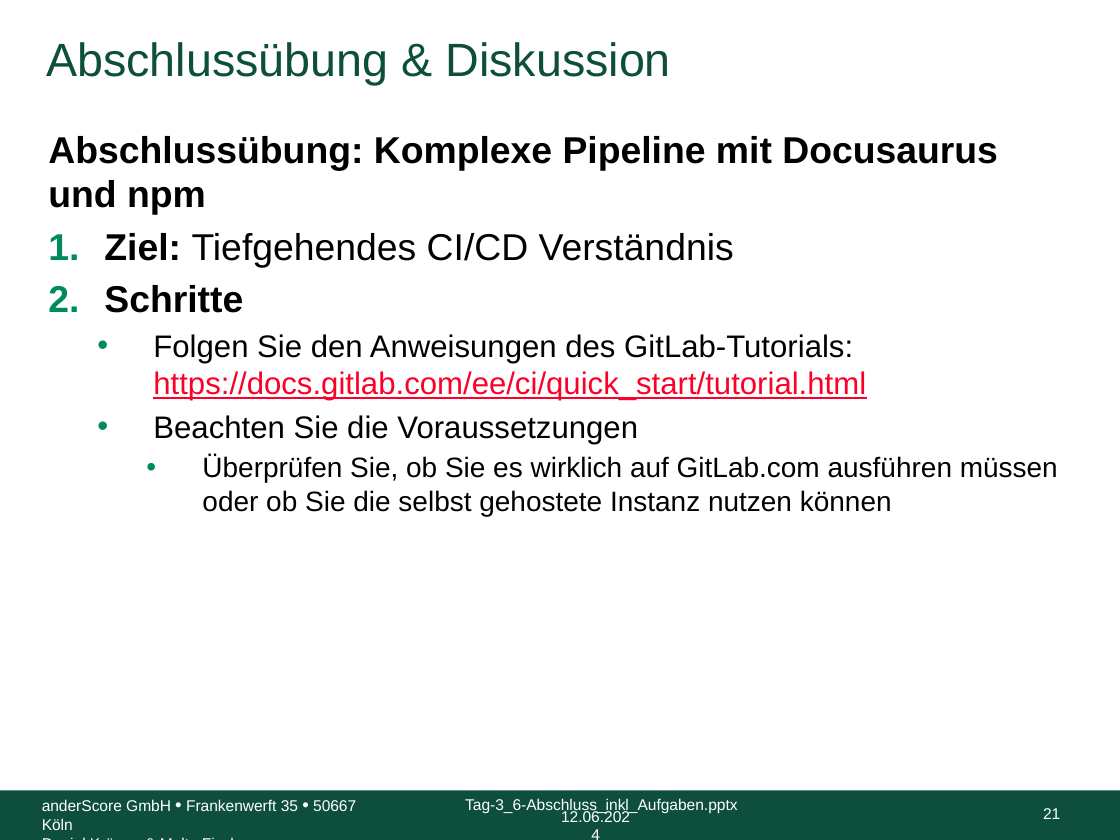
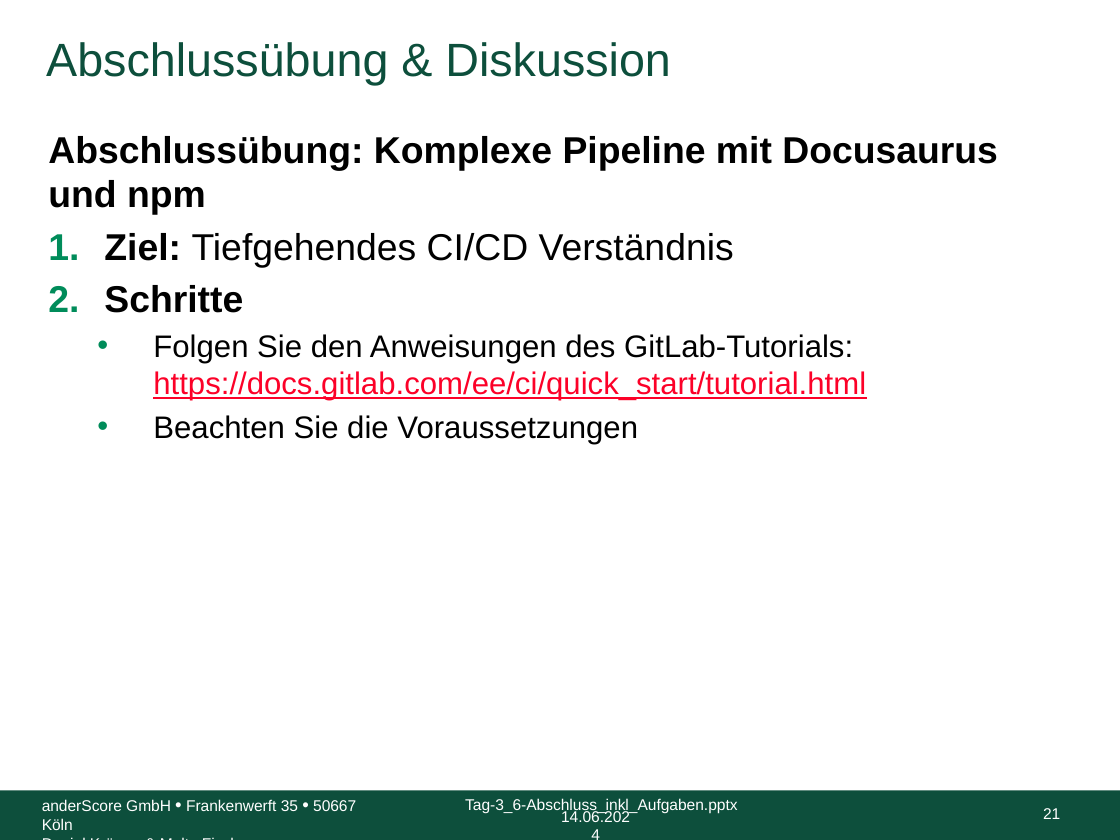
Before and after one commit to anderscore-gmbh/gitlab, a slide deck: slide 21 of slides/Tag-3_6-Abschluss_inkl_Aufgaben.pptx. Drawn at 1120x840 pixels with LibreOffice and Linux fonts; fonts in the diff are those of the drawing; background and template pictures are left out. Boxes give left, top, right and bottom in pixels: in the first picture for what was removed or moved away, otherwise in the second. Text is boxed around its words. In the diff, an @@ line names an element or a change of style, - is before the commit and + after.

Commit message:
Abschlussübung letzten Satz entfernt, da dieser gefragt hat, ob man auf GitLab.com oder auf einer selbst gehosteten Instanz arbeiten muss/soll. Wir arbeiten auf GitLab.com bei der Schulung.

```diff
--- a/slides/Tag-3_6-Abschluss_inkl_Aufgaben.pptx
+++ b/slides/Tag-3_6-Abschluss_inkl_Aufgaben.pptx
@@ text at [202,456,1058,516]: paragraph removed @@
-    • Überprüfen Sie, ob Sie es wirklich auf GitLab.com ausführen müssen oder ob Sie die selbst gehostete Instanz nutzen können
@@ text at [561,809,630,822]: text changed @@
-12.06.2024
+14.06.2024
```
Also in this commit, not shown: 19 other slides changed.
